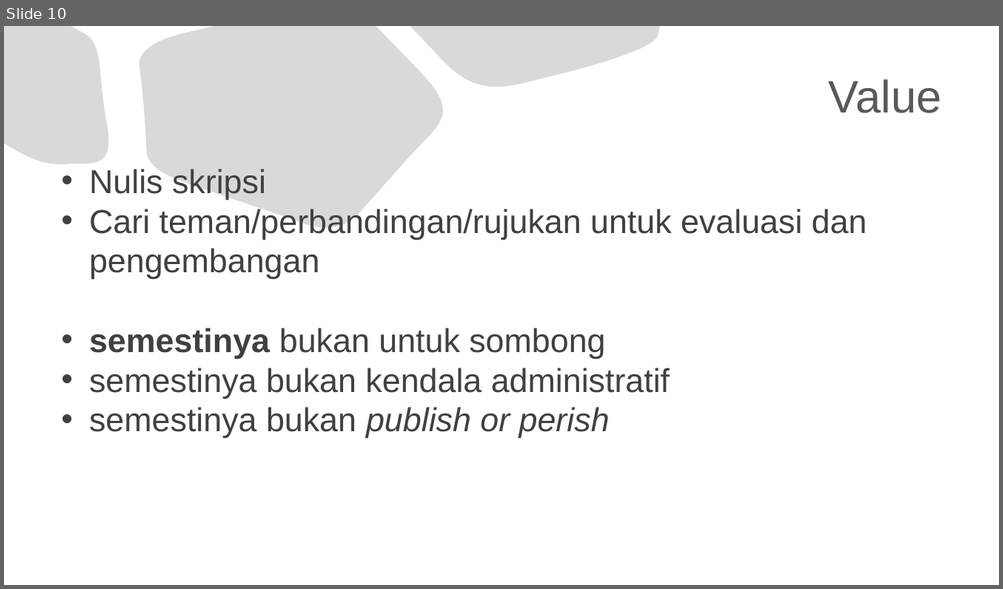
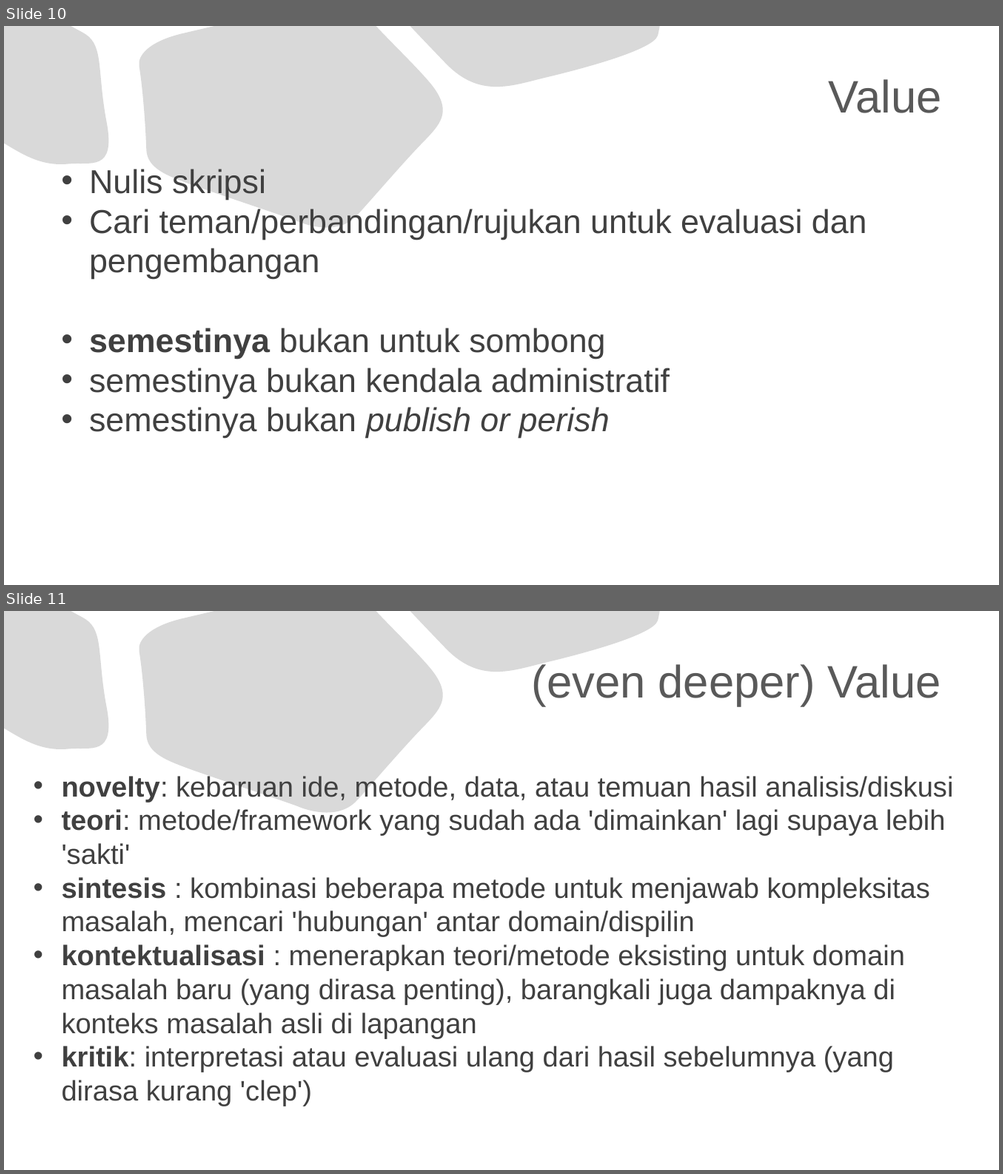
Before and after one commit to jendralhxr/bigdata, a slide deck: case_scholarlyarticles.pptx. Shown one above the other, each under a label of ours: slide 10 before the commit, slides 10 and 11 after it. The pictures are 1003x589 and 1003x1174 pixels, drawn with LibreOffice and Linux fonts; fonts in the diff are those of the drawing. Boxes give left, top, right and bottom in pixels: in the first picture for what was removed or moved away, otherwise in the second. Text is boxed around its words. In the diff, an @@ line names an element or a change of style, - is before the commit and + after.

Commit message:
research values

```diff
--- a/case_scholarlyarticles.pptx
+++ b/case_scholarlyarticles.pptx
@@ slide 11 added at [4,611,999,1170], background #FFFFFF; not listed: 3 template elements that a slide beside it also shows @@
@@ title added at [532,664,941,706], 44 pt, text #595959 @@
+(even deeper) Value
@@ text added at [62,776,953,1107], 27.2 pt, text #404040 @@
+• novelty: kebaruan ide, metode, data, atau temuan hasil analisis/diskusi
+• teori: metode/framework yang sudah ada 'dimainkan' lagi supaya lebih 'sakti'
+• sintesis : kombinasi beberapa metode untuk menjawab kompleksitas masalah, mencari 'hubungan' antar domain/dispilin
+• kontektualisasi : menerapkan teori/metode eksisting untuk domain masalah baru (yang dirasa penting), barangkali juga dampaknya di konteks masalah asli di lapangan
+• kritik: interpretasi atau evaluasi ulang dari hasil sebelumnya (yang dirasa kurang 'clep')
```
